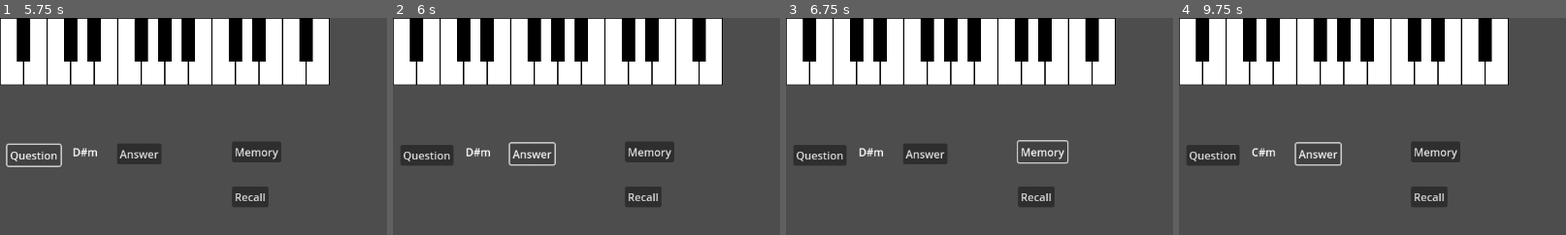
Above: before the commit, frames 1-4 (left to right).
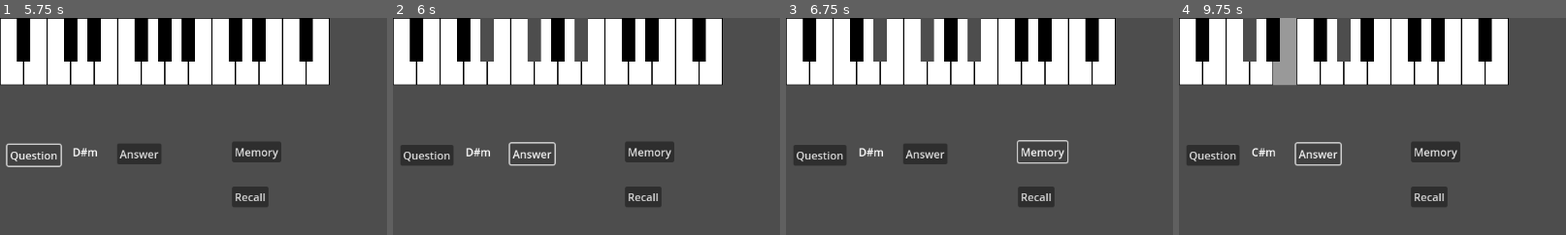
Above: after the commit, the same moments.

Repository: mjXmsdgh/godot_piano
Game: Godot game, scene res://scenes/chord_to_notes.tscn
Two runs of this game, one before a commit and one after it. Both use one fixed random seed, a clock stepped at 60 frames per second and the inputs below.
Inputs (mouse positions are % of the whole screen's width and height, from its top left):
- Up to frame 1 (5.75 s): click (2, 8) at 0.52 s; click "Answer" at 1.25 s; click "Question" at 2 s; click "Memory" at 2.75 s; click "Recall" at 3.5 s; click (2, 8) at 4.27 s; click "Question" at 5 s
- Up to frame 2 (6 s): click "Answer" at 5.75 s
- Up to frame 3 (6.75 s): click "Memory" at 6.5 s
- Up to frame 4 (9.75 s): click "Recall" at 7.25 s; click (2, 8) at 8.02 s; click "Question" at 8.75 s; click "Answer" at 9.5 s
The pictures show only the part of the screen within x 0-50%, y 0-50%; the shares and areas given below are measured in that part.

Frame 1 is identical in both runs. In frame 2, 2.1% of the frame differs, in the area x 22-51%, y 0-21%; in frame 3, 2.1%; in frame 4, 3.0%, in the area x 16-45%, y 0-32%.
Error in both runs: Invalid access to property or key 'current_chord' on a base object of type 'Node2D (question_node.gd)'. (res://scripts/memory.gd:22)

Commit message:
change kenban color

Diff:
--- a/godot_piano/scripts/kenban.gd
+++ b/godot_piano/scripts/kenban.gd
@@ -54,8 +54,20 @@
 
 
 func play_note(note_name: String) -> void:
-	var key_nodes=notes[note_name]
-	key_nodes.play_sound()
+	if not notes.has(note_name):
+		printerr("KenbanNode: Key '", note_name, "' not found in notes dictionary.")
+		return
+
+	var key_node = notes[note_name]
+	if not is_instance_valid(key_node):
+		printerr("KenbanNode: key_node is not valid for note_name: '", note_name, "'")
+		return
+
+	if not key_node.has_method("play_sound"):
+		printerr("KenbanNode: key_node '", key_node.name, "' does not have play_sound method.")
+		return
+
+	key_node.play_sound()
 
 
 
--- a/godot_piano/scripts/key.gd
+++ b/godot_piano/scripts/key.gd
@@ -176,8 +176,18 @@
 ## この関数は _on_texture_button_button_down から呼び出されます。
 func play_sound() -> void:
 	if not _is_properly_initialized or current_state == KeyState.DISABLED:
-		printerr("Key '", name, "' is not properly initialized or is disabled. Cannot play sound.")
-		return
+		printerr("Key '", key_name, "': Cannot play sound. Properly initialized: ", _is_properly_initialized, ", Current state: ", KeyState.keys()[current_state]) # DEBUG
+		return
+
+	# --- プログラムからの呼び出し時に状態と見た目を更新 ---
+	# _on_answer_pressed などから呼ばれた場合、current_state が KeyState.IDLE のままの可能性があります。
+	# UI操作(_on_texture_button_button_down)では、この play_sound() の呼び出し前に
+	# current_state = KeyState.PRESSED と _update_visuals() が実行されます。
+	# プログラムからの呼び出しでも同様の処理を行うために、ここで状態を更新します。
+	if current_state != KeyState.PRESSED: # UI経由でない場合、または既にPRESSEDでない場合
+		current_state = KeyState.PRESSED
+		_update_visuals() # 見た目を更新
+	# --- ここまでが状態と見た目の更新処理 ---
 
 	# 見た目を元に戻すためのタイマーを開始
 	_initiate_visual_state_reset()
